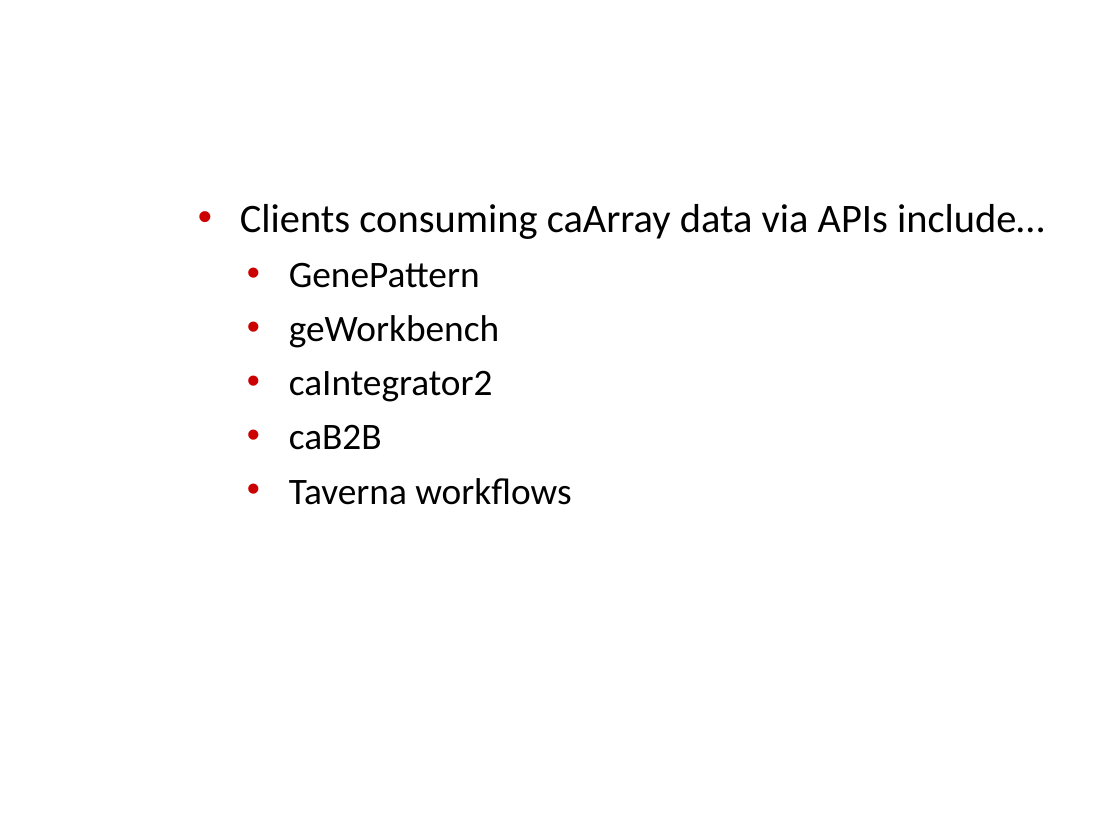
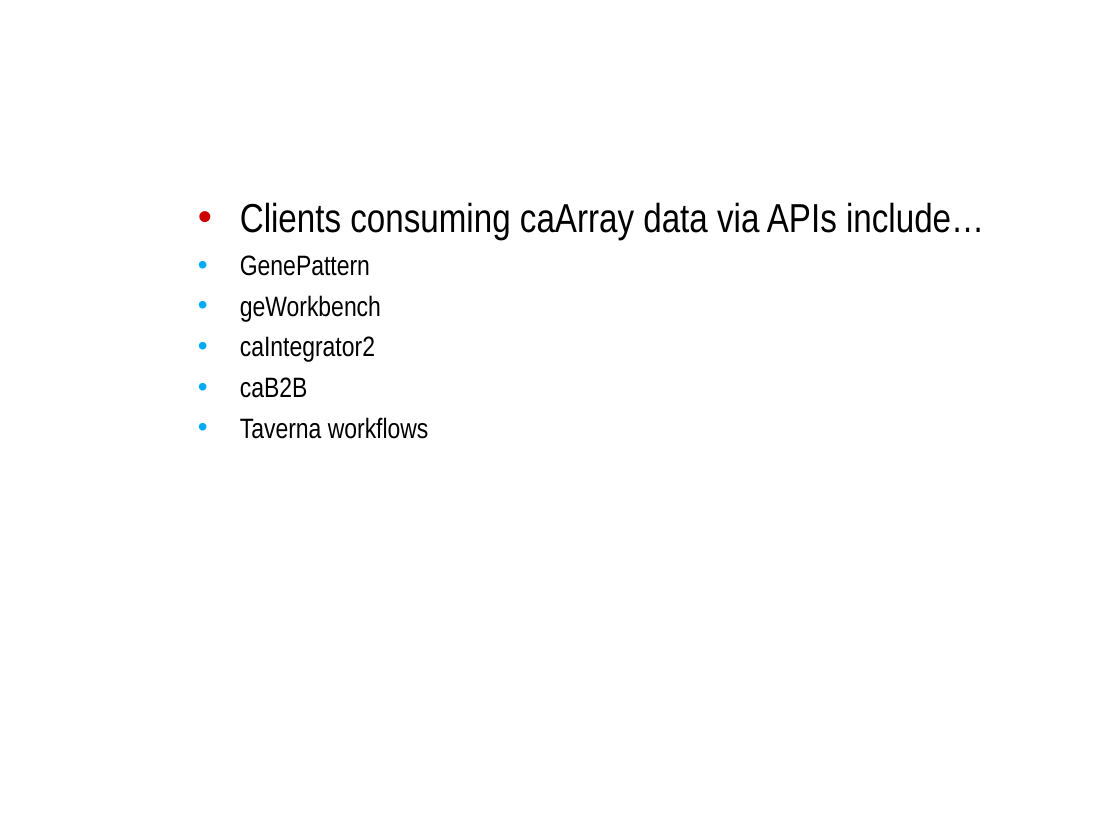
Before and after one commit to NCIP/caarray-docs, a slide deck: slide 7 of project_management/open_meetings/ICR_WS_Meeting_2010_08_11.ppt. Drawn at 1120x840 pixels with LibreOffice and Linux fonts; fonts in the diff are those of the drawing; background and template pictures are left out. Boxes give left, top, right and bottom in pixels: in the first picture for what was removed or moved away, otherwise in the second. Text is boxed around its words. In the diff, an @@ line names an element or a change of style, - is before the commit and + after.

```diff
--- a/project_management/open_meetings/ICR_WS_Meeting_2010_08_11.ppt
+++ b/project_management/open_meetings/ICR_WS_Meeting_2010_08_11.ppt
@@ text "Clients consuming caArray data via ..." at bbox=[240, 202, 984, 439]: font Calibri to Arial Narrow; size 24 to 18 pt in "GenePattern", "geWorkbench", "caIntegrator2", "caB2B" and 1 more places; list level 3 to 2 in "GenePattern"; bullet colour #CC0000 to #00AAF6; list level 3 to 2 in "geWorkbench"; list level 3 to 2 in "caIntegrator2"; list level 3 to 2 in "caB2B"; list level 3 to 2 in "Taverna workflows" @@
```
Also in this commit, not shown: 11 other slides changed, 2 slides added.
